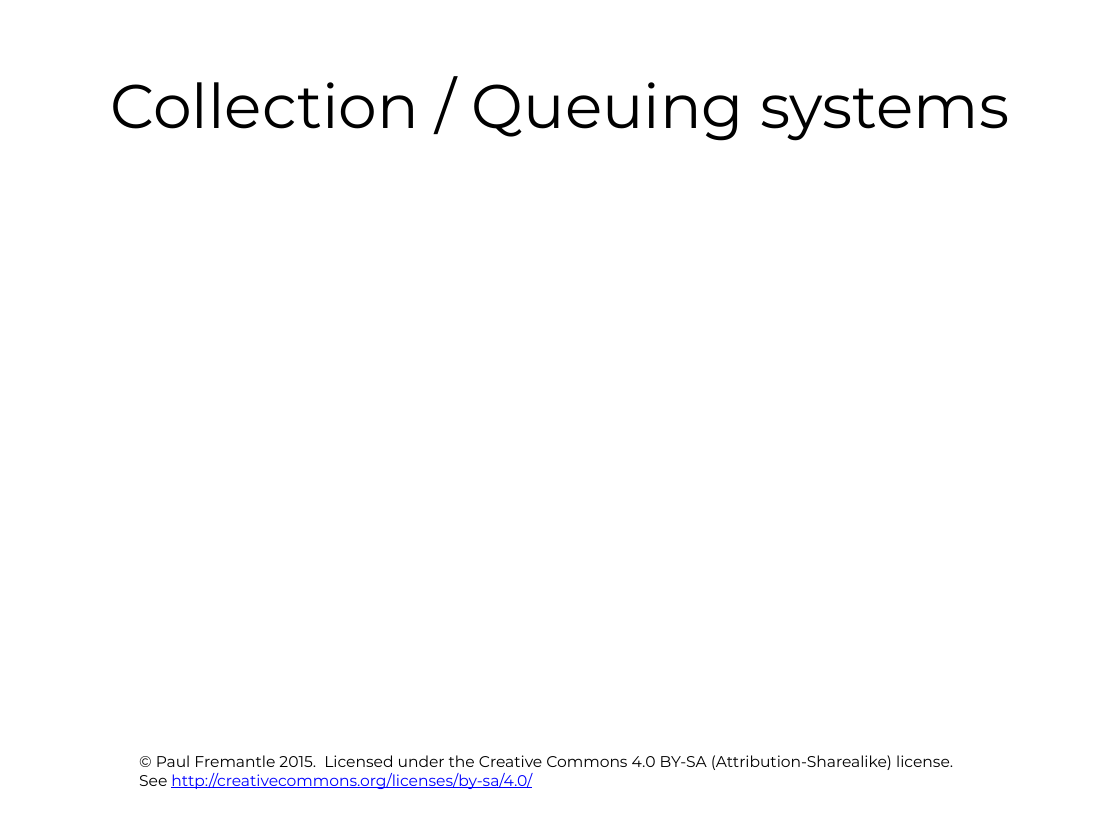
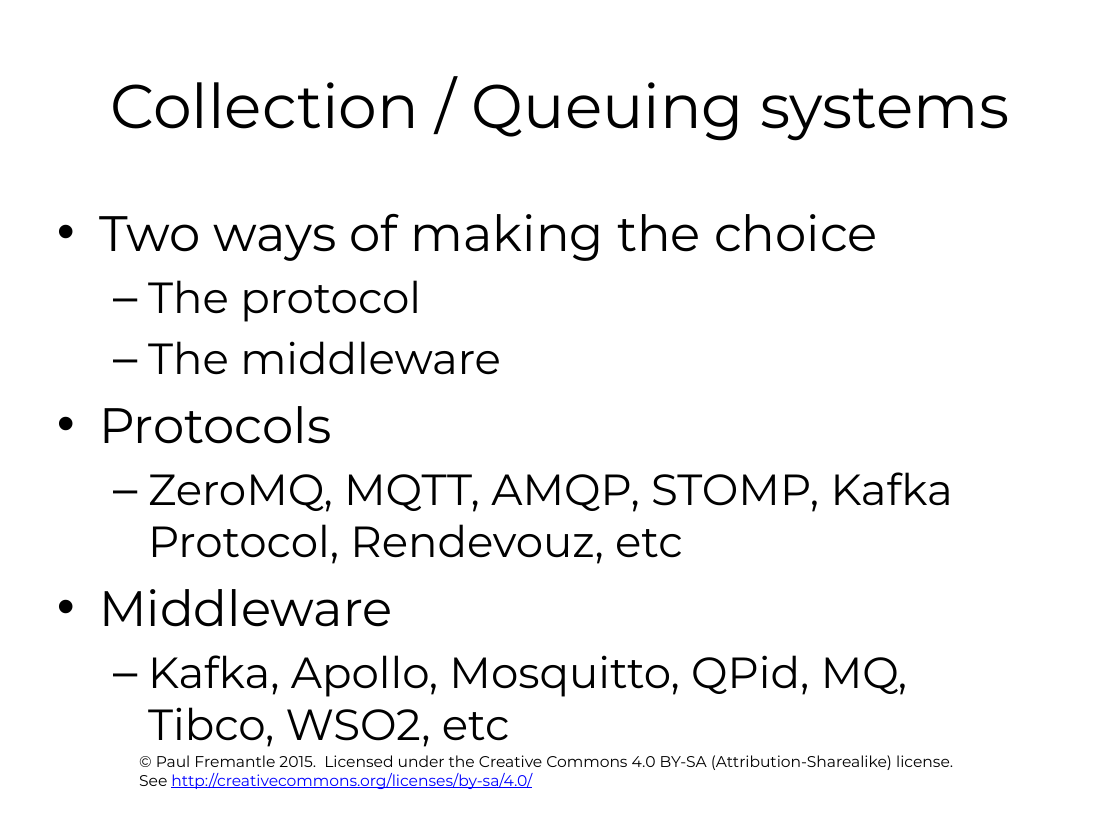
Before and after one commit to pzfreo/ox-clo, a slide deck: slide 6 of pres-source/12-big-data-recap.pptx. Drawn at 1120x840 pixels with LibreOffice and Linux fonts; fonts in the diff are those of the drawing; background and template pictures are left out. Boxes give left, top, right and bottom in pixels: in the first picture for what was removed or moved away, otherwise in the second. Text is boxed around its words. In the diff, an @@ line names an element or a change of style, - is before the commit and + after.

```diff
--- a/pres-source/12-big-data-recap.pptx
+++ b/pres-source/12-big-data-recap.pptx
@@ text added at (99,213,953,747), 28 pt, text #000000 @@
+• Two ways of making the choice
+  – The protocol
+  – The middleware
+• Protocols
+  – ZeroMQ, MQTT, AMQP, STOMP, Kafka Protocol, Rendevouz, etc
+• Middleware
+  – Kafka, Apollo, Mosquitto, QPid, MQ, Tibco, WSO2, etc
```
Also in this commit, not shown: 6 other slides changed, 14 slides added, 8 slides removed.
